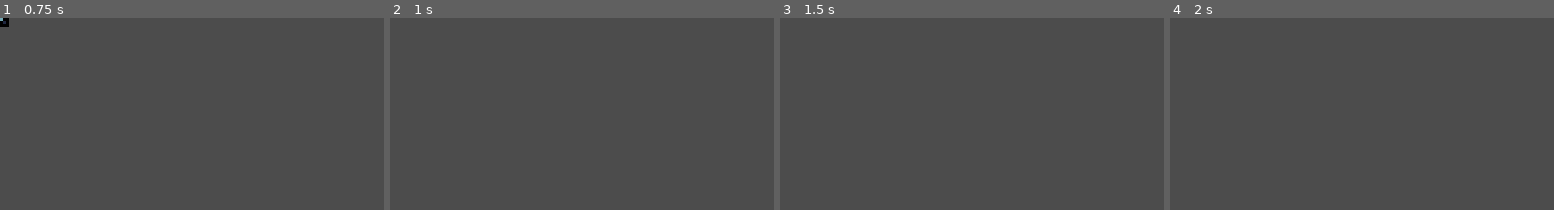
Above: before the commit, frames 1-4 (left to right).
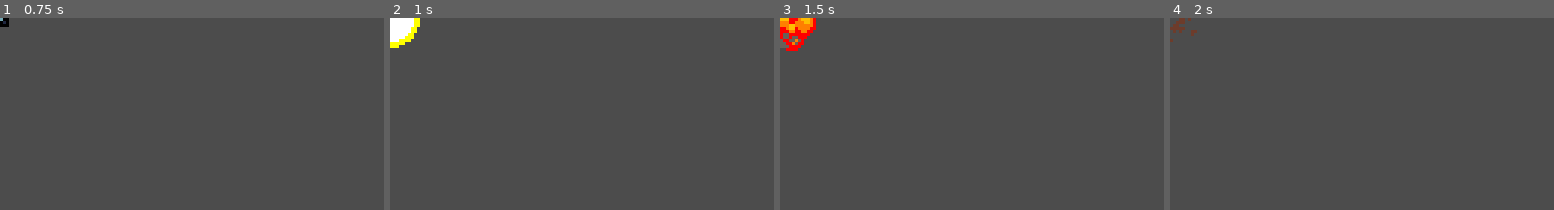
Above: after the commit, the same moments.

Repository: Gui-dev/topdown-shooter
Game: Godot game, scene res://scenes/player/projectile/grenade.tscn
Same seed, same stepped clock (60 frames per second), same inputs: the game is played once before the commit and once after it. The project has no main scene, so this scene is started directly.
Inputs (mouse positions are % of the whole screen's width and height, from its top left):
- Up to frame 1 (0.75 s): tap Enter at 0.5 s; move the mouse to (45, 70) at 0.52 s; hold Up (ui_up) from 0.53 s (still down); click (45, 70) at 0.67 s
- Up to frame 2 (1 s): keep holding Up (ui_up); tap Space (ui_select) at 0.77 s
- Up to frame 3 (1.5 s): keep holding Up (ui_up); move the mouse to (80, 65) at 1.27 s
- Up to frame 4 (2 s): keep holding Up (ui_up); tap Space (ui_select) at 1.52 s
The pictures show only the part of the screen within x 0-50%, y 0-50%; the shares and areas given below are measured in that part.

Frame 1 is identical in both runs. In frame 2, 1.0% of the frame differs, in the area x 0-8%, y 0-16%; in frame 3, 1.3%, in the area x 0-10%, y 0-18%; in frame 4, 0.2%.

Commit message:
feat: add helper function spawn_explosion

Diff:
--- a/project.godot
+++ b/project.godot
@@ -18,6 +18,11 @@
 "class": "BaseProjectile",
 "language": "GDScript",
 "path": "res://scripts/player/projectile.gd"
+}, {
+"base": "AnimatedSprite",
+"class": "Effect",
+"language": "GDScript",
+"path": "res://scripts/environments/base_effect.gd"
 }, {
 "base": "BaseProjectile",
 "class": "Grenade",
@@ -42,6 +47,7 @@
 _global_script_class_icons={
 "AttackState": "",
 "BaseProjectile": "",
+"Effect": "",
 "Grenade": "",
 "MoveState": "",
 "Soldier": "",
@@ -51,6 +57,7 @@
 [application]
 
 config/name="topdown-shooter"
+run/main_scene="res://scenes/game_level.tscn"
 config/icon="res://icon.png"
 
 [display]
--- a/scripts/player/projectile.gd
+++ b/scripts/player/projectile.gd
@@ -16,10 +16,16 @@
   translate(direction * move_speed * delta)
 
 
+func spawn_explosion() -> void:
+  var explosion = explosion_effect.instance()
+  explosion.global_position = global_position
+  get_tree().root.call_deferred('add_child', explosion)
+
+
 func kill() -> void:
   emit_signal('camera_shake', shake_lifetime, shake_strength)
   already_destroyed = true
-#  spawn_explosion()
+  spawn_explosion()
   queue_free()
 
 
